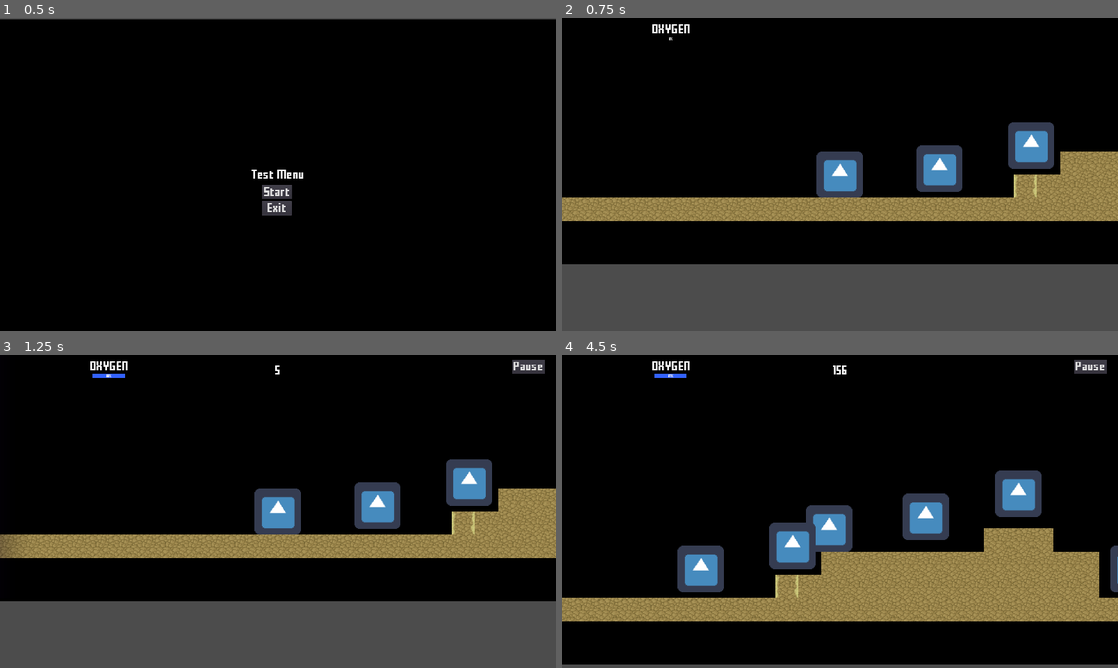
Above: before the commit, frames 1-4 (two rows, left to right).
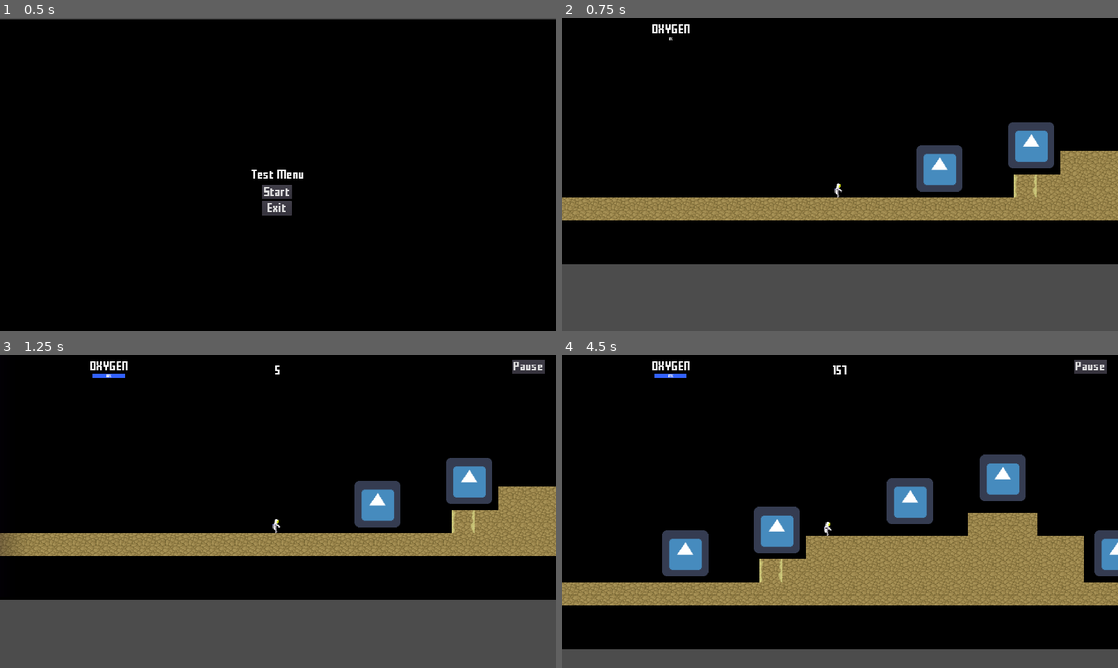
Above: after the commit, the same moments.

Repository: Kreateer/game-off-2020
Game: Godot game, scene res://scenes/Main.tscn
The game is run twice, just before and just after one commit, with the same random seed, the same clock (stepped at 60 frames per second) and the same inputs. The engine's default icon, where the game draws it, is replaced by a stand-in: a white triangle on a blue panel in a dark square.
Inputs (mouse positions are in pixels of both pictures, inside the frame that each line leads up to):
- Up to frame 1 (0.5 s): no input
- Up to frame 2 (0.75 s): click "Start" at 0.5 s
- Up to frame 3 (1.25 s): no input
- Up to frame 4 (4.5 s): click "Pause" at 1.25 s; click "Resume" at 2 s; tap Enter at 2.75 s; move the mouse to (962, 495) at 2.77 s; hold D (right) 2.78-4.28 s; click (962, 495) at 2.92 s; tap W (jump) at 3.02, 3.77 s; move the mouse to (728, 527) at 3.52 s; move the mouse to (895, 442) at 4.27 s; hold A (left) from 4.28 s (still down)

Frame 1 is identical in both runs. In frame 2, 2.4% of the frame differs, in the area x 0-100%, y 33-65%; in frame 3, 6.2%; in frame 4, 27%, in the area x 0-100%, y 3-99%.

Commit message:
Changed Player texture and switched Sprite to AnimatedSprite

Diff:
--- a/scenes/Player.tscn
+++ b/scenes/Player.tscn
@@ -1,10 +1,17 @@
-[gd_scene load_steps=4 format=2]
+[gd_scene load_steps=5 format=2]
 
 [ext_resource path="res://scripts/Player.gd" type="Script" id=1]
-[ext_resource path="res://icon.png" type="Texture" id=2]
+[ext_resource path="res://assets/art/characters/player.png" type="Texture" id=2]
 
-[sub_resource type="RectangleShape2D" id=1]
-extents = Vector2( 32.0845, 31.73 )
+[sub_resource type="SpriteFrames" id=1]
+animations = [ {
+"frames": [ ExtResource( 2 ) ],
+"loop": true,
+"name": "idle",
+"speed": 5.0
+} ]
+
+[sub_resource type="RectangleShape2D" id=2]
 
 [node name="Player" type="KinematicBody2D"]
 script = ExtResource( 1 )
@@ -12,11 +19,12 @@
 "_edit_group_": true
 }
 
-[node name="Sprite" type="Sprite" parent="."]
-texture = ExtResource( 2 )
+[node name="Sprite" type="AnimatedSprite" parent="."]
+frames = SubResource( 1 )
+animation = "idle"
 
 [node name="CollisionShape2D" type="CollisionShape2D" parent="."]
-shape = SubResource( 1 )
+shape = SubResource( 2 )
 
 [node name="Camera2D" type="Camera2D" parent="."]
 current = true
